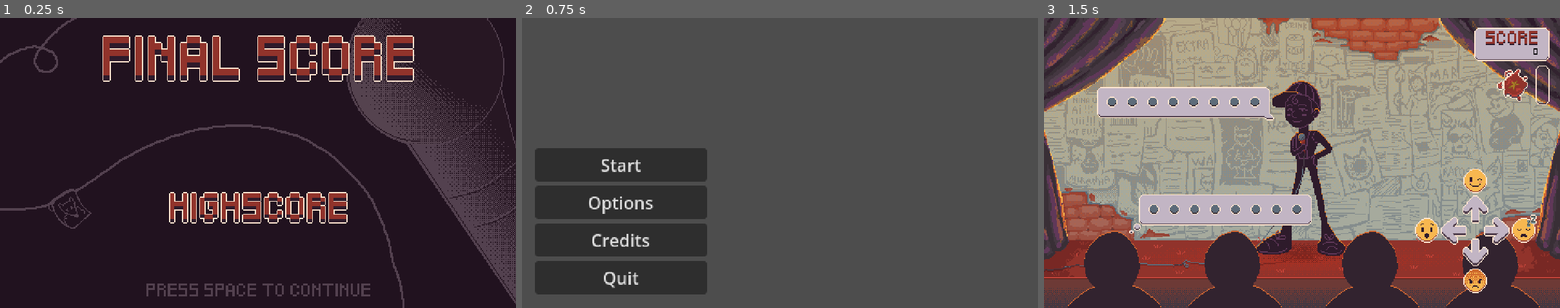
Above: before the commit, frames 1-3 (left to right).
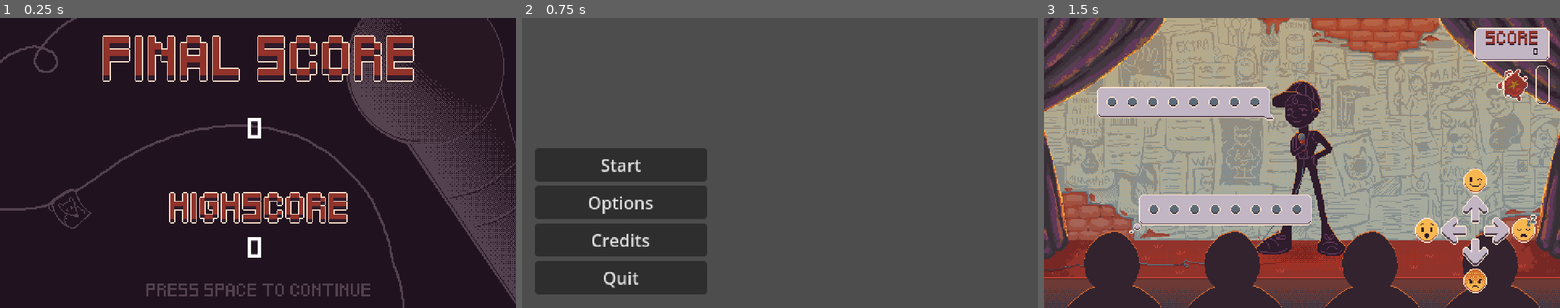
Above: after the commit, the same moments.

Repository: gdp-ufrj/raposo-standup
Game: Godot game, scene res://Scenes/score_screen.tscn
Two runs of this game, one before a commit and one after it. Both use one fixed random seed, a clock stepped at 60 frames per second and the inputs below. This scene is started directly instead of the project's main scene.
Inputs:
- Up to frame 1 (0.25 s): no input
- Up to frame 2 (0.75 s): tap Enter at 0.5 s; hold Right (RightEmoji) from 0.53 s (still down); tap Space (Confirm) at 0.6 s
- Up to frame 3 (1.5 s): release Right (RightEmoji) at 1.25 s; click "Start" at 1.25 s

The runs differ from the first frame. In frame 1, 0.3% of the frame differs, in the area x 48-51%, y 34-83%; in frame 2, nothing differs; in frame 3, nothing differs.

Commit message:
adicionando pontuacao na tela final

Diff:
--- a/Scenes/score_screen.tscn
+++ b/Scenes/score_screen.tscn
@@ -1,11 +1,45 @@
-[gd_scene load_steps=3 format=3 uid="uid://i76vonioqp4y"]
+[gd_scene load_steps=5 format=3 uid="uid://i76vonioqp4y"]
 
 [ext_resource type="Script" path="res://Scripts/score_screen.gd" id="1_gw8fl"]
 [ext_resource type="Texture2D" uid="uid://bpan2lteuo7sl" path="res://Assets/Visual/Background/score-screen.png" id="1_huc3i"]
+[ext_resource type="FontFile" uid="uid://buwkc6nlcdvoa" path="res://Assets/Fonts/Pixeled.ttf" id="3_7ieg0"]
 
-[node name="ScoreScreen" type="Node2D"]
+[sub_resource type="Theme" id="Theme_ay8jc"]
+default_font = ExtResource("3_7ieg0")
+default_font_size = 16
+
+[node name="ScoreScreen" type="Node2D" node_paths=PackedStringArray("final_score_label", "high_score_label")]
 script = ExtResource("1_gw8fl")
+final_score_label = NodePath("Control/FinalScore")
+high_score_label = NodePath("Control/HighScore")
 
 [node name="Background" type="Sprite2D" parent="."]
 position = Vector2(240, 135)
 texture = ExtResource("1_huc3i")
+
+[node name="Control" type="Control" parent="."]
+layout_mode = 3
+anchors_preset = 0
+offset_right = 480.0
+offset_bottom = 270.0
+theme = SubResource("Theme_ay8jc")
+
+[node name="FinalScore" type="Label" parent="Control"]
+layout_mode = 0
+offset_left = 95.0
+offset_top = 76.0
+offset_right = 382.0
+offset_bottom = 106.0
+text = "0000000000"
+horizontal_alignment = 1
+vertical_alignment = 1
+
+[node name="HighScore" type="Label" parent="Control"]
+layout_mode = 0
+offset_left = 95.0
+offset_top = 187.0
+offset_right = 382.0
+offset_bottom = 233.0
+text = "0000000000"
+horizontal_alignment = 1
+vertical_alignment = 1
--- a/Scripts/Bubble.gd
+++ b/Scripts/Bubble.gd
@@ -60,6 +60,7 @@
 		emoji.frame = 0
 
 func _ready():
+	PlayerScore.reset_run_score()
 	select_emoji_sprites()
 	new_time = beat_time
 	random.randomize()
--- a/Scripts/Gui.gd
+++ b/Scripts/Gui.gd
@@ -2,7 +2,6 @@
 
 signal player_lost()
 
-@export var score : int = 0
 @export var score_label : Label
 @export var misses : int = 0
 @export var max_misses : int = 40
@@ -14,11 +13,11 @@
 
 
 func update_label():
-	score_label.text = str(score)
+	score_label.text = str(PlayerScore.run_score)
 
 
 func _on_bubble_score_increased(diff):
-	score += _check_diff_score(diff)
+	PlayerScore.run_score += _check_diff_score(diff)
 	update_label()
 
 func _check_diff_score(diff : float):
@@ -35,4 +34,5 @@
 
 
 func game_over():
+	PlayerScore.update_high_score()
 	player_lost.emit()
--- /dev/null
+++ b/Scripts/PlayerScore.gd
@@ -0,0 +1,10 @@
+extends Node
+
+var run_score : int
+var high_score : int
+
+func update_high_score():
+	if run_score > high_score: high_score = run_score
+
+func reset_run_score():
+	run_score = 0
--- a/Scripts/score_screen.gd
+++ b/Scripts/score_screen.gd
@@ -1,4 +1,11 @@
 extends Node2D
+
+@export var final_score_label : Label
+@export var high_score_label : Label
+
+func _ready():
+	final_score_label.text = str(PlayerScore.run_score)
+	high_score_label.text = str(PlayerScore.high_score)
 
 func _process(delta):
 	if Input.is_action_just_pressed("Confirm"):
--- a/project.godot
+++ b/project.godot
@@ -14,6 +14,10 @@
 run/main_scene="res://Scenes/main_menu.tscn"
 config/features=PackedStringArray("4.2", "Forward Plus")
 config/icon="res://Assets/icon.svg"
+
+[autoload]
+
+PlayerScore="*res://Scripts/PlayerScore.gd"
 
 [display]
 
